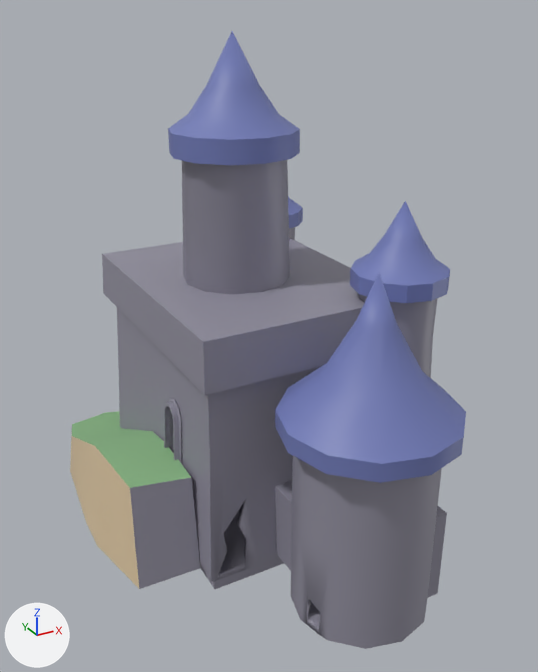
The FBX model KleptoKnights/Assets/Models/Map/1.Castle.001.fbx as it was, and as the next commit left it.
The view is the same before and after, from a 50 mm lens placed at (-26.3, 22.9, 18.7), pointed at (-16.3, 40.9, 9.7). Arrows for +X, +Y and +Z are at lower left; the lights stay in place. Where no turn or scale is listed for an object, it has been applied to the vertices.

Script lines for the objects in view, before the commit:
```python
me_cylinder_001 = bpy.data.meshes.new('Cylinder.001')
me_cylinder_001.from_pydata(...)  # 1236 vertices, 1282 faces; spans x -6.3..4.0, y -8.0..7.2, z -6.0..9.6
# faces by material slot: [874, 384, 12, 12]
me_cylinder_001.materials.append(mat_mat_castle_001)  # grey #928f9e
me_cylinder_001.materials.append(mat_mat_spikes_001)  # blue #727cb7
me_cylinder_001.materials.append(mat_mat_groundtop_001)  # green #89b584
me_cylinder_001.materials.append(mat_mat_groundsides_001)  # beige #dbc5a1
ob_1_castle_001 = bpy.data.objects.new('1.Castle.001', me_cylinder_001)
ob_1_castle_001.location = (-15.59, 41.94, 8.58)
```
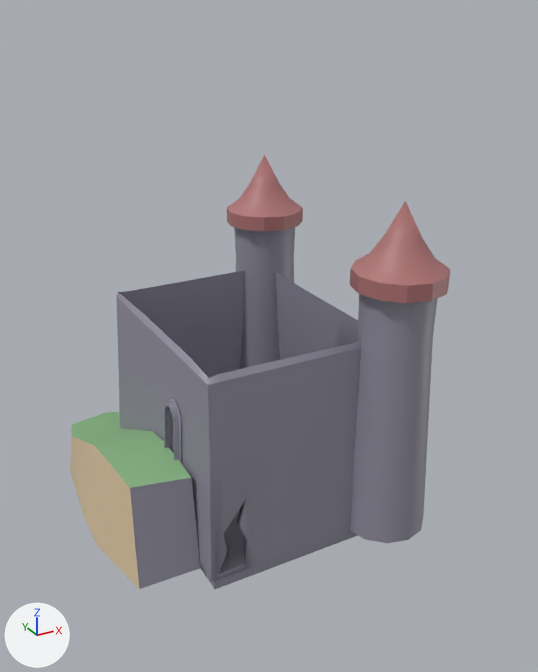
The newer file is also turned or shifted as a whole; pictures and numbers use the older file's frame.

What changed in the scene script:
```text
Add mat_mat_spikes2_001:
    mat_mat_spikes2_001 = principled_material('MAT_Spikes2.001')
    mat_mat_spikes2_001.base_color = (0.425, 0.17, 0.169)  # brown #ae7372
Change me_cylinder_001:
    used by ob_1_castle_001; location = (-15.59, 41.94, 8.58)
    remove me_cylinder_001.from_pydata(...)  # 1236 vertices, 1282 faces; spans x -6.3..4.0, y -8.0..7.2, z -6.0..9.6
    add me_cylinder_001.from_pydata(...)  # 696 vertices, 719 faces; spans x -6.3..4.0, y -4.3..7.2, z -6.0..5.2
    me_cylinder_001 part 1: 6 loose pieces with 426 vertices, spanning x -3.5..2.6, y -8.0..5.1, z -5.8..9.6, are deleted
    me_cylinder_001 part 2
    114 vertices are removed from x -3.9..3.0, y -3.2..5.6, z -3.1..2.4
    130 faces are deleted
    17 new faces join them, mat_mat_castle_001 (grey #928f9e)
    me_cylinder_001 part 3: 192 faces spanning x 1.1..4.0, y -4.3..6.8, z 2.7..5.2 switch from mat_mat_spikes_001 (blue #727cb7) to mat_mat_spikes2_001 (brown #ae7372)
```

Boxes [x1, y1, x2, y2] around the edits, measured in the pictures (538 x 672 px):
'1.Castle.001', reshaped (30% shorter): before [70, 31, 466, 649]; after [70, 154, 450, 589]
part 1 of me_cylinder_001, deleted: before [168, 31, 466, 649]
part 2 of me_cylinder_001, cut back: before [102, 238, 364, 395]; after [117, 292, 361, 385]
part 3 of me_cylinder_001, recoloured (blue to brown): [288, 196, 450, 303] in both
